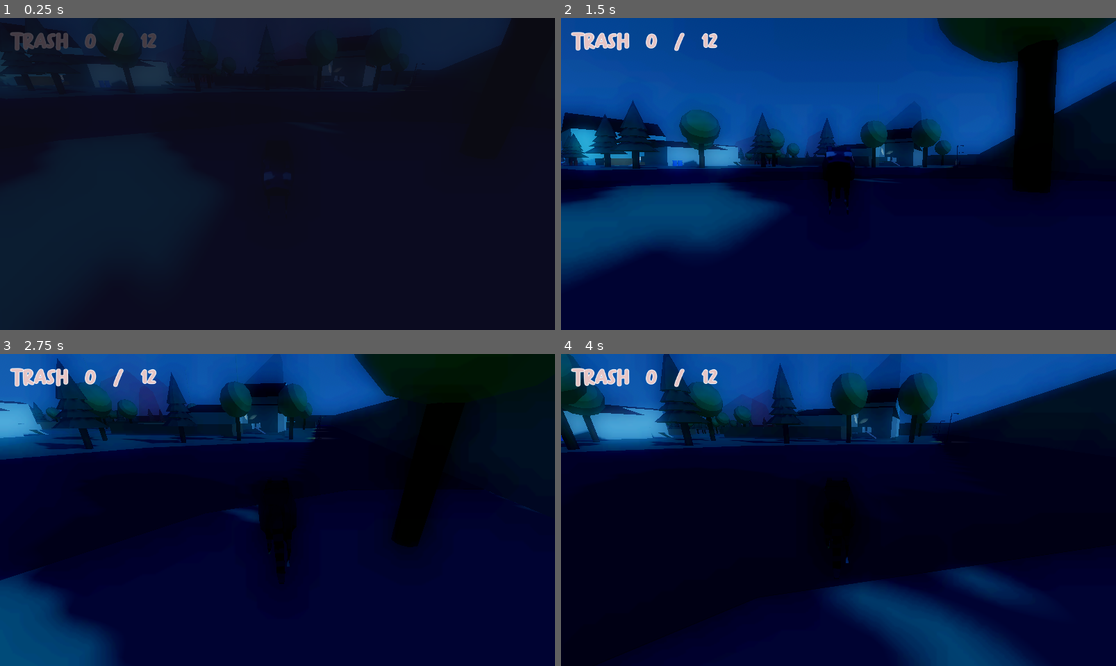
Above: before the commit, frames 1-4 (two rows, left to right).
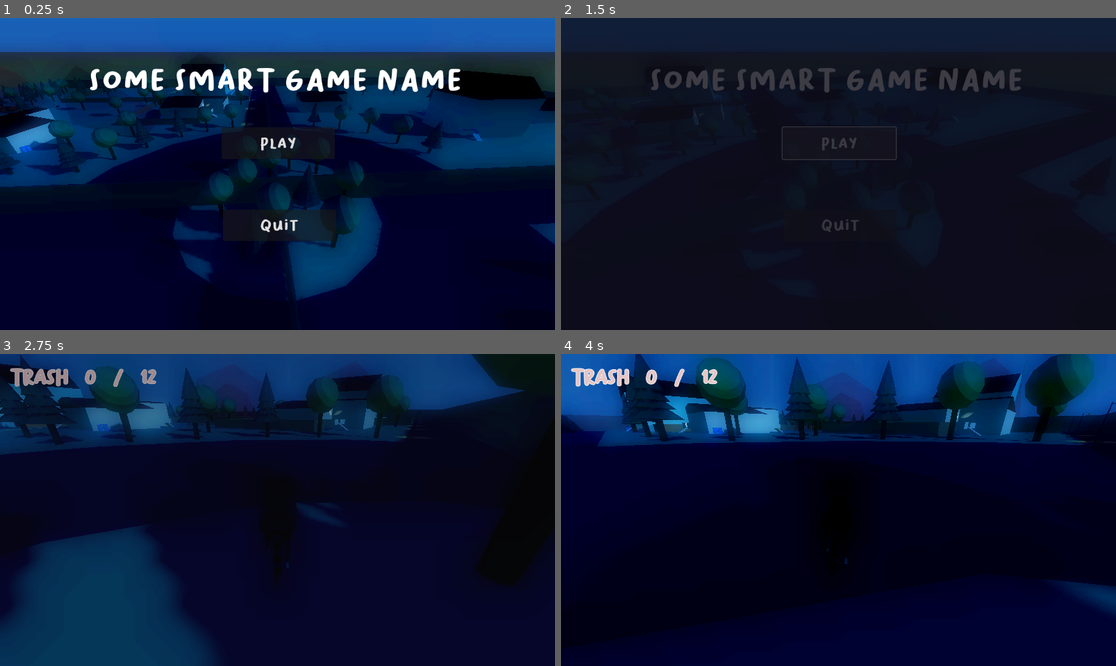
Above: after the commit, the same moments.

Repository: b0guslaw/LD58
Game: Godot game, scene res://main_menu.tscn
Same seed, same stepped clock (60 frames per second), same inputs: the game is played once before the commit and once after it. Before the commit the project starts from res://neighborhood.tscn.
Inputs (mouse positions are in pixels of both pictures, inside the frame that each line leads up to):
- Up to frame 1 (0.25 s): no input
- Up to frame 2 (1.5 s): click (838, 142) at 0.5 s, where only the run after the commit has a clickable "Play"; click (838, 142) at 1.25 s, where only the run after the commit has a clickable "Play"
- Up to frame 3 (2.75 s): tap Enter at 2 s; move the mouse to (305, 510) at 2.02 s; hold W (move_forward) from 2.03 s (still down); hold F (interact) from 2.03 s (still down); tap Space (jump) at 2.27 s
- Up to frame 4 (4 s): keep holding W (move_forward); move the mouse to (810, 510) at 2.77 s; release F (interact) at 2.78 s; tap F (interact) at 2.85 s; tap Space (jump) at 3.02 s; move the mouse to (849, 503) at 3.52 s; hold F (interact) from 3.53 s (still down)

The runs differ from the first frame. In frame 1, 48% of the frame differs, in the area x 0-100%, y 0-100%; in frame 2, 56%; in frame 3, 38%; in frame 4, 27%.

Commit message:
Add main menu

Diff:
--- /dev/null
+++ b/camera_3d_menu.gd
@@ -0,0 +1,40 @@
+extends Camera3D
+
+## Orbiting camera for main menu
+## Attach this to a Camera3D node in your menu scene
+
+@export var orbit_center: Vector3 = Vector3(0, 5, 0)
+@export var orbit_radius: float = 25.0
+@export var orbit_height: float = 15.0
+@export var orbit_speed: float = 0.3
+@export var look_at_center: bool = true
+
+var angle: float = 0.0
+
+func _ready() -> void:
+	make_current()
+
+	print("Menu camera started orbiting")
+	print("Center: ", orbit_center)
+	print("Radius: ", orbit_radius)
+
+	update_camera_position()
+
+func _process(delta: float) -> void:
+	angle += orbit_speed * delta
+
+	# Keep angle in 0-2PI range
+	if angle > TAU:
+		angle -= TAU
+
+	update_camera_position()
+
+func update_camera_position() -> void:
+	var x = orbit_center.x + cos(angle) * orbit_radius
+	var z = orbit_center.z + sin(angle) * orbit_radius
+	var y = orbit_center.y + orbit_height
+
+	global_position = Vector3(x, y, z)
+
+	if look_at_center:
+		look_at(orbit_center, Vector3.UP)
--- /dev/null
+++ b/main_menu.tscn
@@ -0,0 +1,54 @@
+[gd_scene load_steps=5 format=3 uid="uid://ddgm8fph5j20"]
+
+[ext_resource type="Script" uid="uid://clscsby36ew30" path="res://camera_3d_menu.gd" id="1_jix8l"]
+[ext_resource type="PackedScene" uid="uid://bdtajsldlggkr" path="res://neighborhood.tscn" id="2_glbon"]
+[ext_resource type="Script" uid="uid://cbcqtrkaku8yh" path="res://menu_ui.gd" id="3_nlkkf"]
+[ext_resource type="FontFile" uid="uid://beok78jsw35dm" path="res://BaksoSapi.otf" id="4_qe12f"]
+
+[node name="MainMenu" type="Node3D"]
+
+[node name="Camera3D" type="Camera3D" parent="."]
+script = ExtResource("1_jix8l")
+
+[node name="Neighborhood" parent="." instance=ExtResource("2_glbon")]
+is_menu_mode = true
+
+[node name="MenuUi" type="Control" parent="."]
+layout_mode = 3
+anchors_preset = 0
+offset_right = 40.0
+offset_bottom = 40.0
+script = ExtResource("3_nlkkf")
+
+[node name="Title" type="Label" parent="MenuUi"]
+layout_mode = 0
+offset_left = 182.0
+offset_top = 89.0
+offset_right = 960.0
+offset_bottom = 195.0
+theme_override_fonts/font = ExtResource("4_qe12f")
+theme_override_font_sizes/font_size = 64
+text = "Some Smart Game Name"
+
+[node name="PlayButton" type="Button" parent="MenuUi"]
+layout_mode = 1
+anchors_preset = -1
+anchor_right = 0.2
+anchor_bottom = 0.2
+offset_left = 460.0
+offset_top = 227.0
+offset_right = 687.0
+offset_bottom = 285.0
+theme_override_fonts/font = ExtResource("4_qe12f")
+theme_override_font_sizes/font_size = 32
+text = "Play"
+
+[node name="QuitButton" type="Button" parent="MenuUi"]
+layout_mode = 0
+offset_left = 463.0
+offset_top = 398.0
+offset_right = 697.0
+offset_bottom = 463.0
+theme_override_fonts/font = ExtResource("4_qe12f")
+theme_override_font_sizes/font_size = 32
+text = "Quit"
--- /dev/null
+++ b/menu_ui.gd
@@ -0,0 +1,34 @@
+extends Control
+
+@export_file("*.tscn") var level_scene_path: String = "res://Neighborhood.tscn"
+
+func _ready() -> void:
+
+	Input.mouse_mode = Input.MOUSE_MODE_VISIBLE
+
+	$PlayButton.pressed.connect(_on_play_pressed)
+	$QuitButton.pressed.connect(_on_quit_pressed)
+
+func _on_play_pressed() -> void:
+	print("Starting game...")
+	print("Level path: ", level_scene_path)
+
+	if ScreenFade:
+		ScreenFade.fade_out()
+		var fade_timer = get_tree().create_timer(1.5)
+		await fade_timer.timeout
+
+	print("Changing to level scene...")
+	var result = get_tree().change_scene_to_file(level_scene_path)
+
+	if result != OK:
+		print("ERROR: Failed to load scene! Error code: ", result)
+		print("Make sure the path is correct: ", level_scene_path)
+
+func _on_quit_pressed() -> void:
+	print("Quitting game...")
+
+	if ScreenFade:
+		ScreenFade.fade_out()
+		await ScreenFade.fade_out_complete
+	get_tree().quit()
--- a/neighborhood.gd
+++ b/neighborhood.gd
@@ -1,12 +1,20 @@
 extends Node3D
 
 @export var reset_wait_time = 2.0
+@export var is_menu_mode: bool = false
 
 var dogs_chasing = 0
 var player
 
 func _ready():
+	if is_menu_mode:
+		disable_gameplay_elements()
+		return
+
+	Input.mouse_mode = Input.MOUSE_MODE_CAPTURED
+
 	ScreenFade.instant_fill()
+	TrashUi.show()
 	TrashUi.set_up_trash_ui()
 	NotificationUi.reset()
 	await get_tree().process_frame
@@ -23,12 +31,16 @@
 	TrashUi.all_garbage_collected.connect(_on_game_won)
 
 func _on_dog_spotted_player():
+	if is_menu_mode:
+		return
 	if dogs_chasing == 0:
 		NotificationUi.warning()
 		player.set_being_chased(true)
 	dogs_chasing += 1
 
 func _on_dog_lost_player():
+	if is_menu_mode:
+		return
 	dogs_chasing -= 1
 	if dogs_chasing <= 0:
 		dogs_chasing = 0
@@ -44,9 +56,22 @@
 	get_tree().reload_current_scene()
 
 func _on_game_won():
+	if is_menu_mode:
+		return
 	print("yay") # set up "game won" or "game over" ui
 	NotificationUi.win()
 	await get_tree().create_timer(reset_wait_time).timeout
 	ScreenFade.fade_out()
 	await ScreenFade.fade_out_complete
 	get_tree().reload_current_scene()
+
+func disable_gameplay_elements():
+	player = get_tree().get_first_node_in_group("player")
+	player.process_mode = Node.PROCESS_MODE_DISABLED
+
+	var enemies = get_tree().get_nodes_in_group("enemies")
+	for enemy in enemies:
+		enemy.process_mode = Node.PROCESS_MODE_DISABLED
+
+	if TrashUi:
+		TrashUi.hide()
--- a/project.godot
+++ b/project.godot
@@ -11,7 +11,7 @@
 [application]
 
 config/name="New Game Project"
-run/main_scene="uid://bdtajsldlggkr"
+run/main_scene="uid://ddgm8fph5j20"
 config/features=PackedStringArray("4.5", "Forward Plus")
 config/icon="res://icon.svg"
 
--- a/trash_ui.gd
+++ b/trash_ui.gd
@@ -7,7 +7,7 @@
 var trash_total: int = 0 # this is dynamically updated to count all garbage
 
 func _ready():
-	set_up_trash_ui()
+	pass
 
 func update_trash_ui(trash_number: int):
 	trash_counter.text = "Trash %d / %d" % [trash_number, trash_total]
@@ -15,5 +15,6 @@
 		all_garbage_collected.emit()
 
 func set_up_trash_ui():
+	trash_counter.visible = true
 	trash_total = get_tree().get_nodes_in_group("interactables").size()
 	update_trash_ui(0)
Not shown, added: camera_3d_menu.gd.uid
Not shown, added: menu_ui.gd.uid
